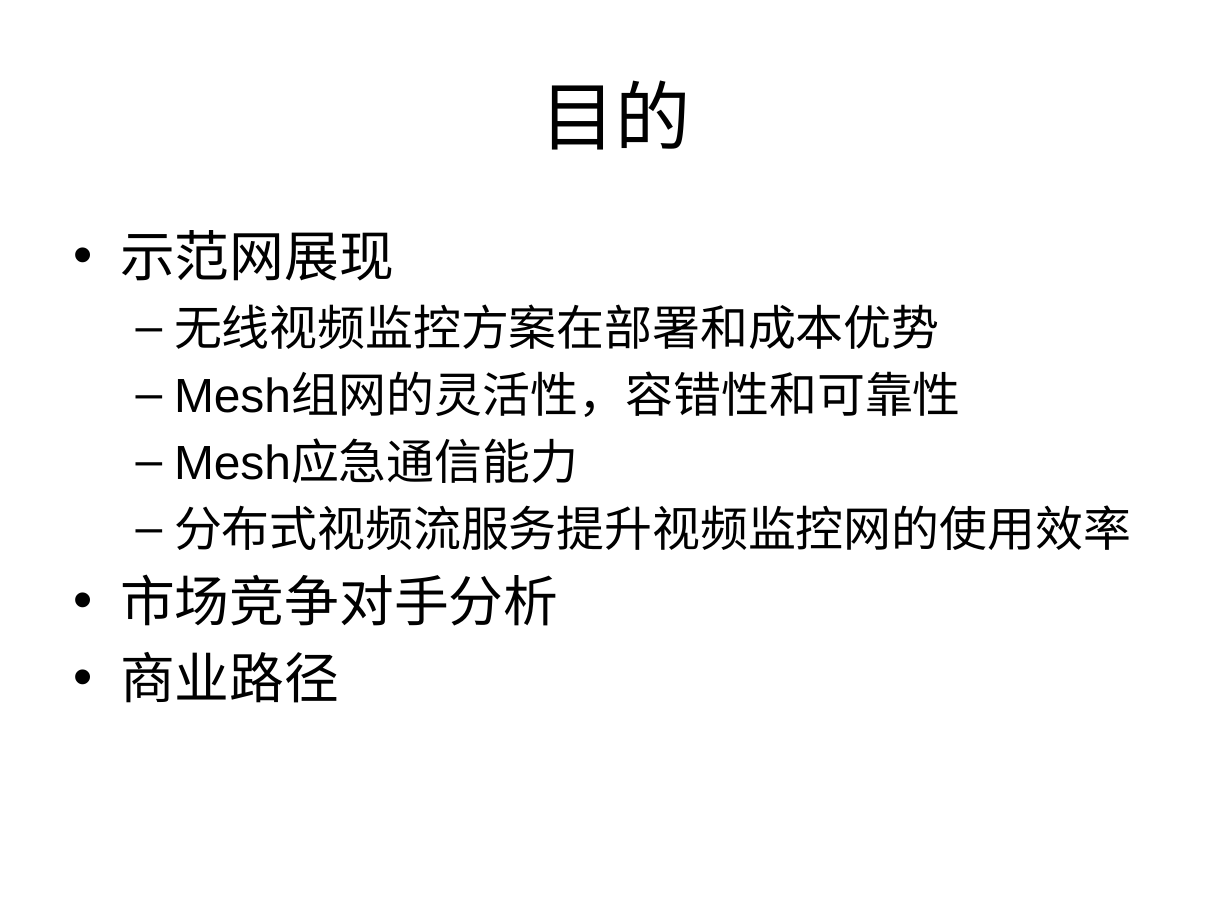
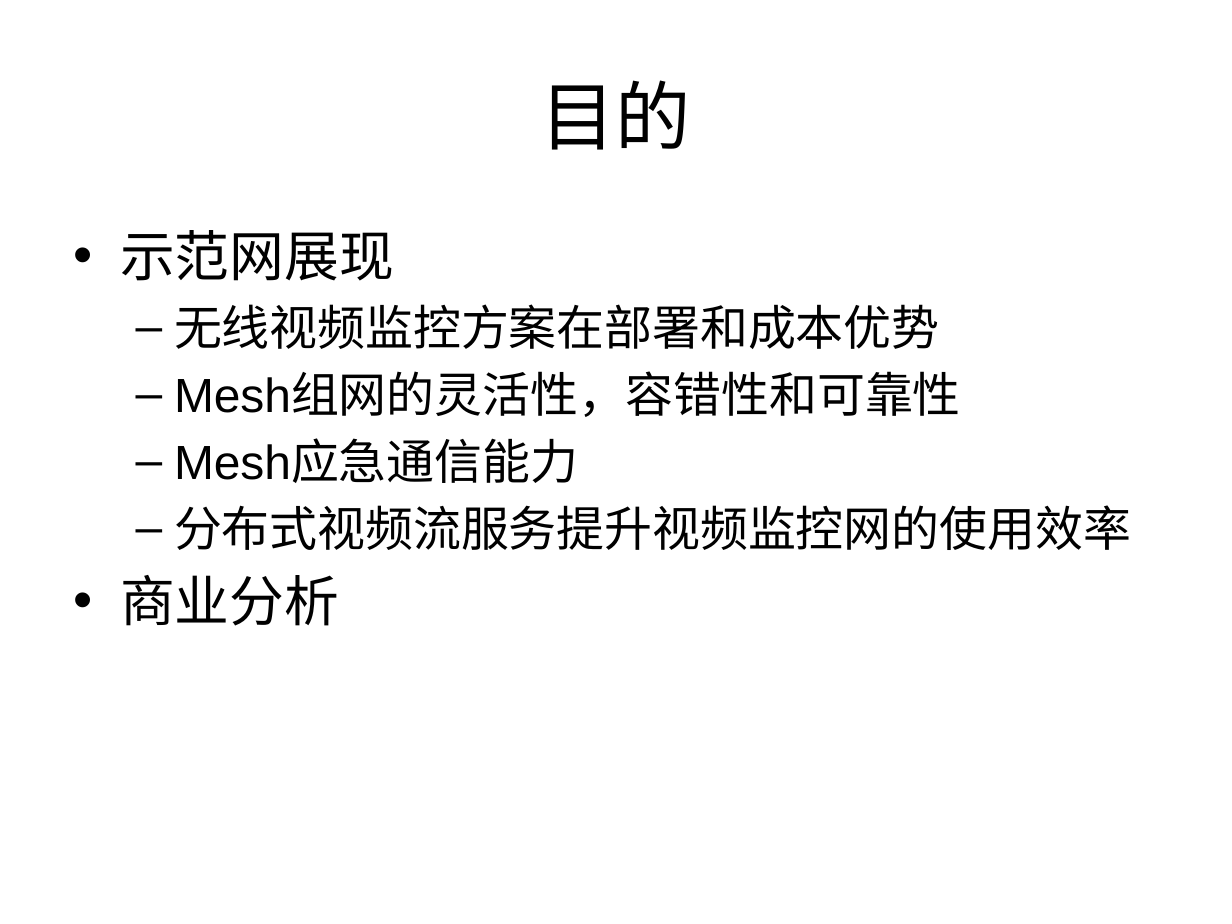
Before and after one commit to scutxieyun/Gfapiao, a slide deck: slide 2 of doc/基于Mesh的视频监控解决方案.pptx. Drawn at 1232x924 pixels with LibreOffice and Linux fonts; fonts in the diff are those of the drawing. Boxes give left, top, right and bottom in pixels: in the first picture for what was removed or moved away, otherwise in the second. Text is boxed around its words. In the diff, an @@ line names an element or a change of style, - is before the commit and + after.

```diff
--- a/doc/基于Mesh的视频监控解决方案.pptx
+++ b/doc/基于Mesh的视频监控解决方案.pptx
@@ text at (120,575,339,626): text changed @@
-• 市场竞争对手分析
-• 商业路径
+• 商业分析
```
Also in this commit, not shown: 3 slides added, 1 slide removed, 1 other file.
